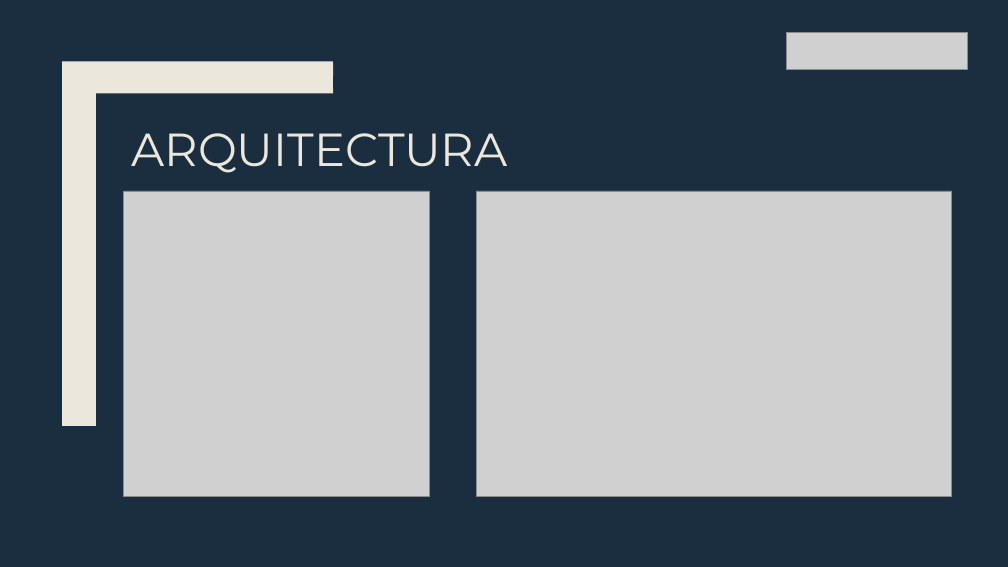
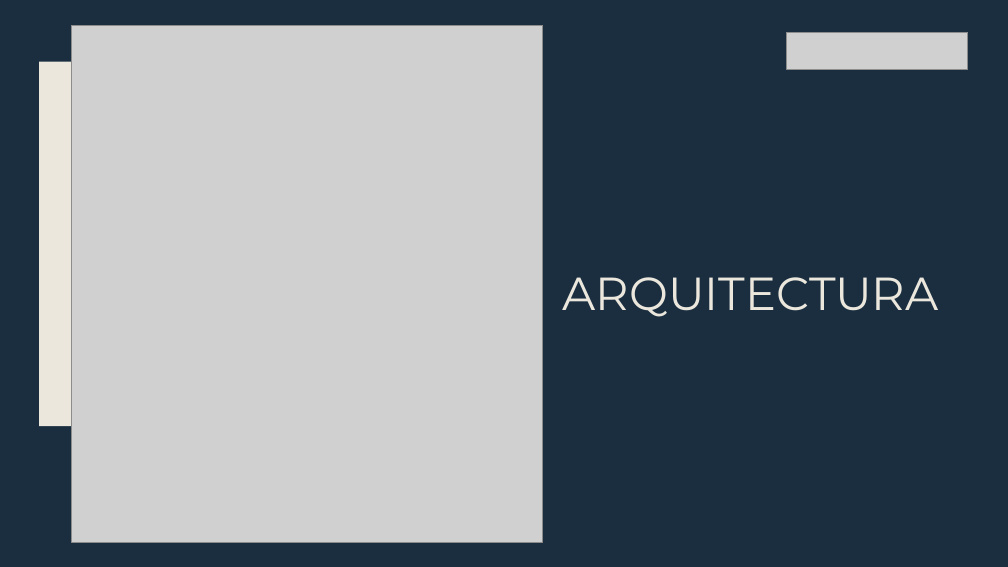
Before and after one commit to ruinedbird/github-capstone, a slide deck: slide 9 of Fase 3/Evidencias grupales/Capstone Roguelike.pptx. Drawn at 1008x567 pixels with LibreOffice and Linux fonts; fonts in the diff are those of the drawing; grey boxes stand for pictures. Boxes give left, top, right and bottom in pixels: in the first picture for what was removed or moved away, otherwise in the second. Text is boxed around its words. In the diff, an @@ line names an element or a change of style, - is before the commit and + after.

```diff
--- a/Fase 3/Evidencias grupales/Capstone Roguelike.pptx
+++ b/Fase 3/Evidencias grupales/Capstone Roguelike.pptx
@@ picture added at (72, 25, 543, 542) @@
@@ freeform shape at (39, 61, 310, 426): rotation 0 to 180 degrees; outline redrawn @@
@@ picture removed at (124, 191, 430, 497) @@
@@ picture removed at (476, 191, 952, 497) @@
@@ title "ARQUITECTURA": place and size @@
-title "ARQUITECTURA" at (131, 133, 507, 173)
+title "ARQUITECTURA" at (562, 277, 938, 317)
```
Also in this commit, not shown: 8 other slides changed, 6 slides added, 6 slides removed.
